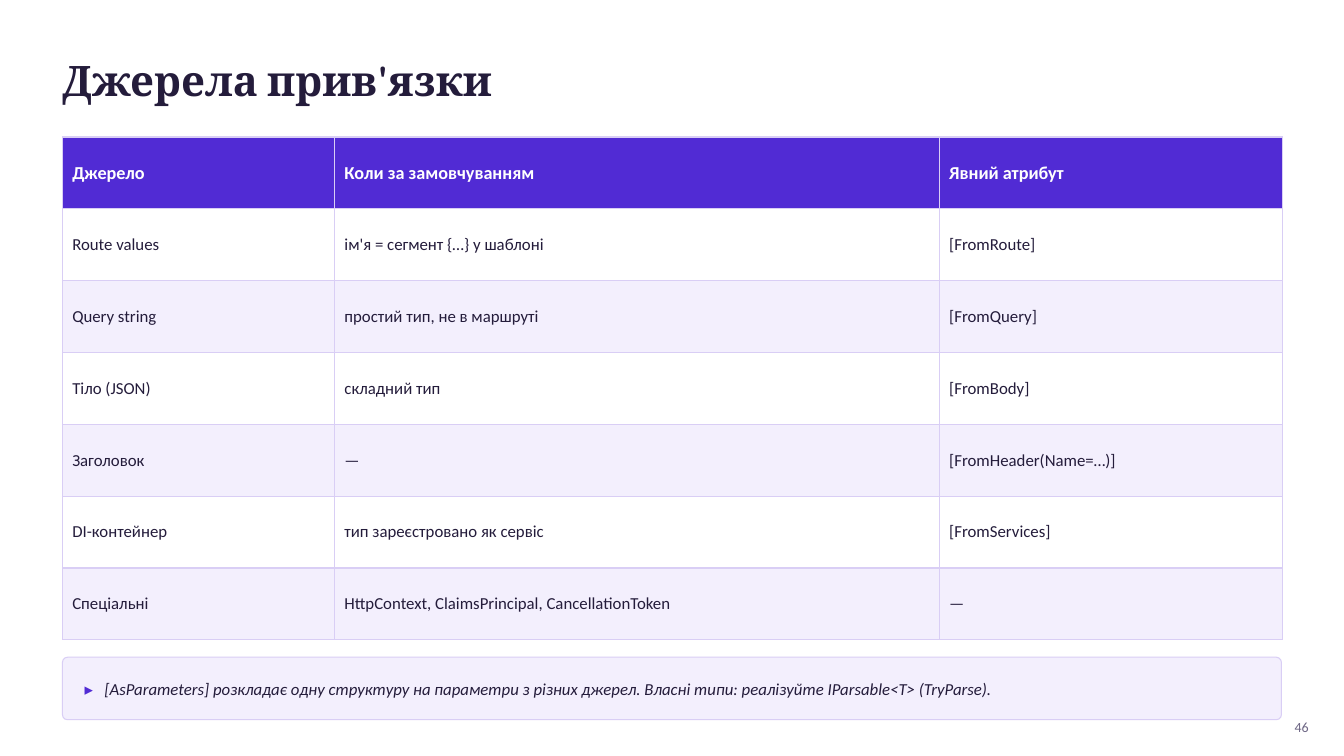
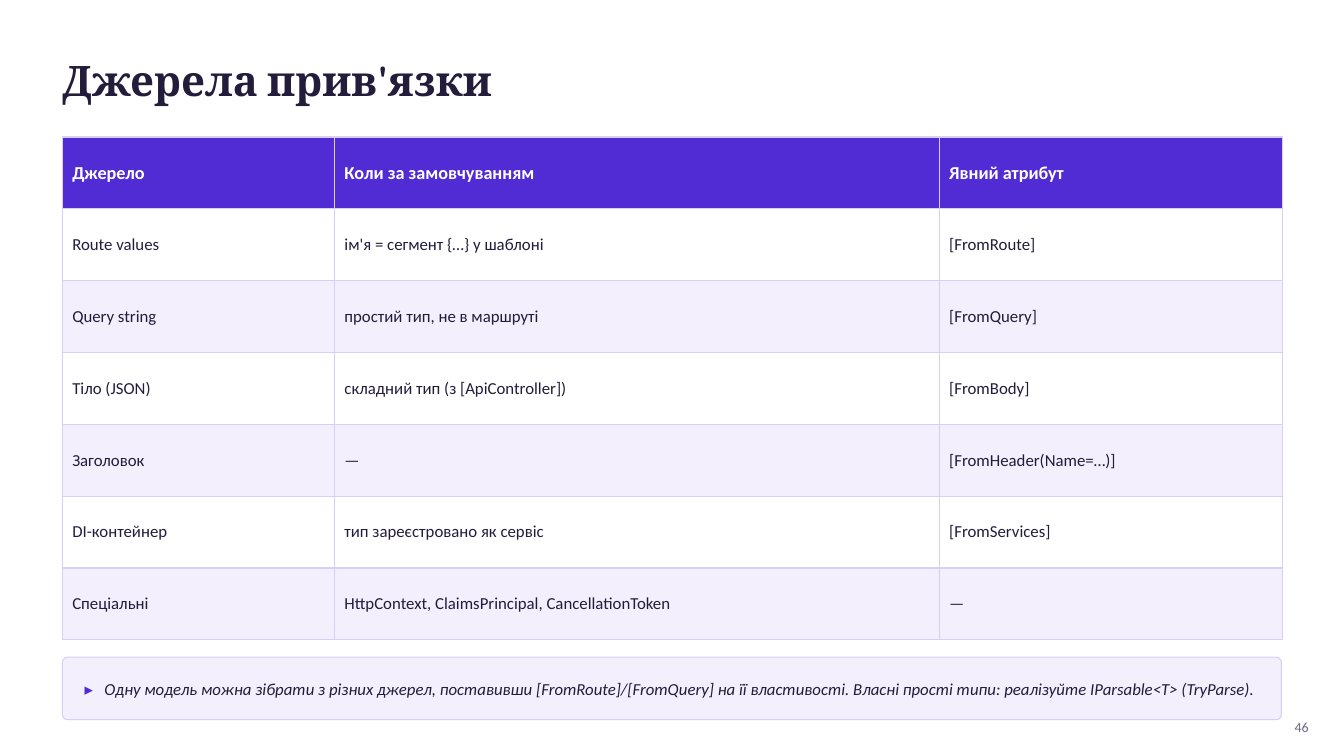
Before and after one commit to MrTomkaYurii/AspNet-Basics, a slide deck: slide 46 of docs/Основи ASP.NET Core — лекція.pptx. Drawn at 1344x756 pixels with LibreOffice and Linux fonts; fonts in the diff are those of the drawing. Boxes give left, top, right and bottom in pixels: in the first picture for what was removed or moved away, otherwise in the second. Text is boxed around its words. In the diff, an @@ line names an element or a change of style, - is before the commit and + after.

```diff
--- a/docs/Основи ASP.NET Core — лекція.pptx
+++ b/docs/Основи ASP.NET Core — лекція.pptx
@@ table at (63,137,1282,616) @@
-row 4, column 2: складний тип
+row 4, column 2: складний тип (з [ApiController])
@@ text at (104,683,1253,698): text changed @@
-▸ [AsParameters] розкладає одну структуру на параметри з різних джерел. Власні типи: реалізуйте IParsable<T> (TryParse).
+▸ Одну модель можна зібрати з різних джерел, поставивши [FromRoute]/[FromQuery] на її властивості. Власні прості типи: реалізуйте IParsable<T> (TryParse).
```
Also in this commit, not shown: 17 other slides changed, 2 slides added, 2 slides removed, 50 other files.
